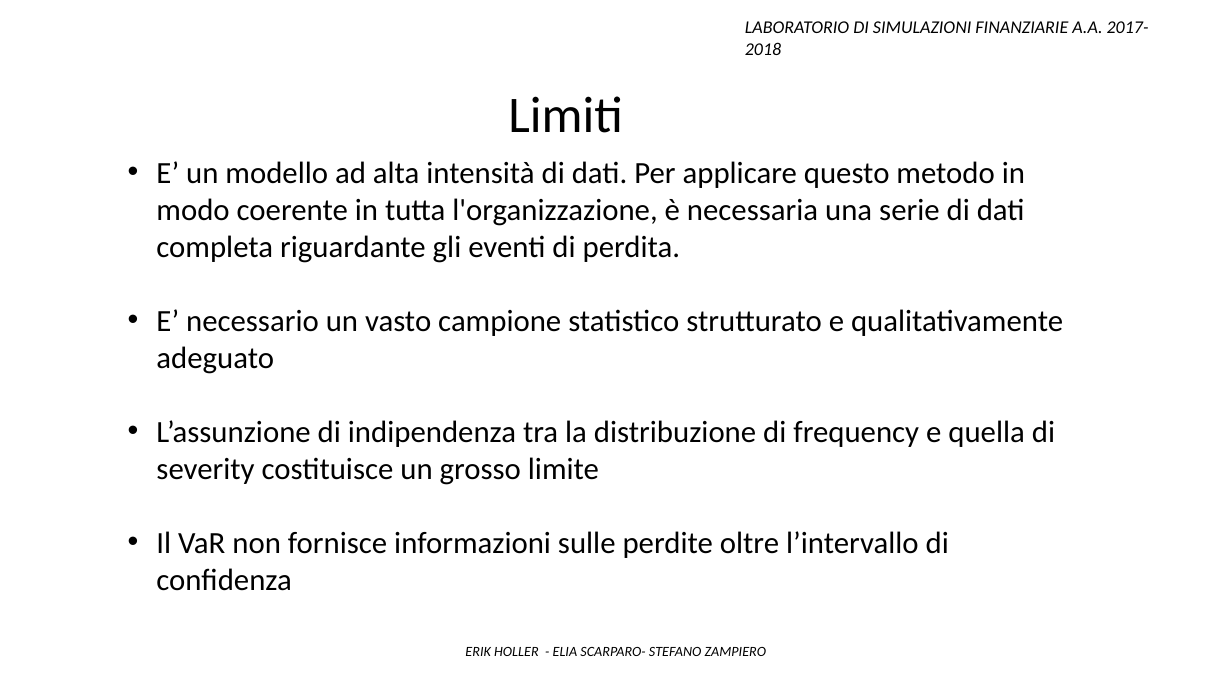
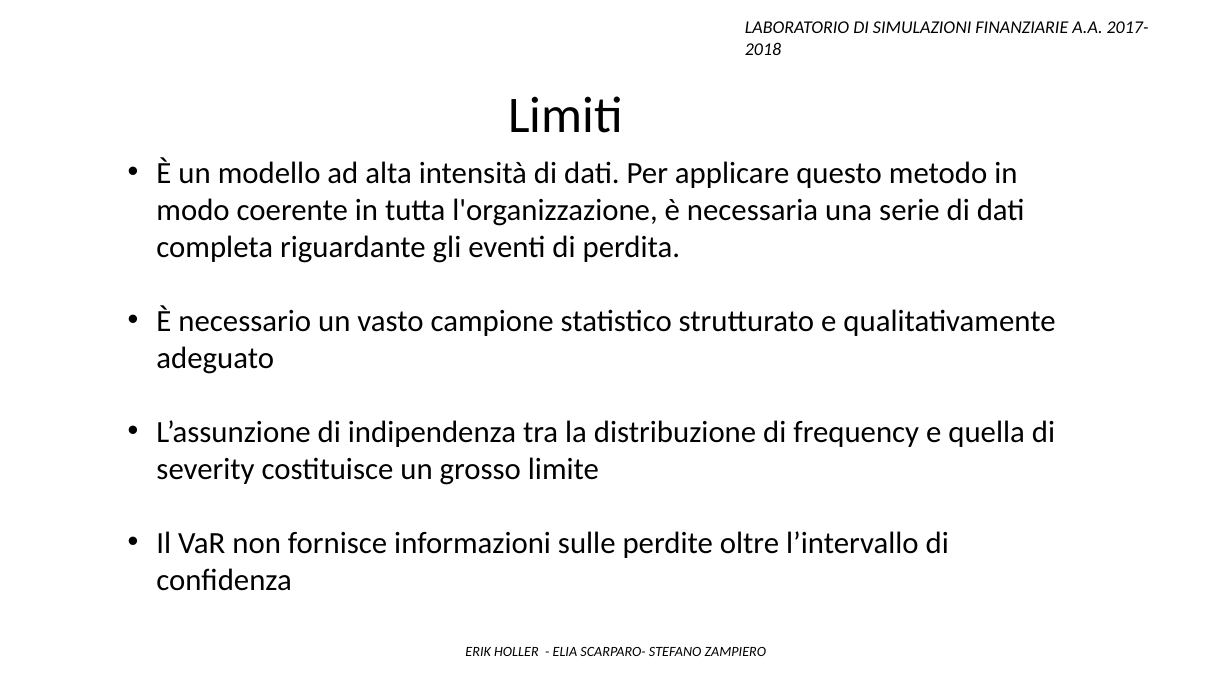
Before and after one commit to Stegirsanov/Laboratorio-di-simulazioni-finanziarie-project, a slide deck: slide 36 of Presentazione ppt/Presentazione_finale.pptx. Drawn at 1232x693 pixels with LibreOffice and Linux fonts; fonts in the diff are those of the drawing. Boxes give left, top, right and bottom in pixels: in the first picture for what was removed or moved away, otherwise in the second. Text is boxed around its words. In the diff, an @@ line names an element or a change of style, - is before the commit and + after.

Commit message:
a
a

```diff
--- a/Presentazione ppt/Presentazione_finale.pptx
+++ b/Presentazione ppt/Presentazione_finale.pptx
@@ text at (156, 157, 1055, 374): text changed @@
-  • E’ un modello ad alta intensità di dati. Per applicare questo metodo in modo coerente in tutta l'organizzazione, è necessaria una serie di dati completa riguardante gli eventi di perdita.
-• E’ necessario un vasto campione statistico strutturato e qualitativamente adeguato
+  • È un modello ad alta intensità di dati. Per applicare questo metodo in modo coerente in tutta l'organizzazione, è necessaria una serie di dati completa riguardante gli eventi di perdita.
+• È necessario un vasto campione statistico strutturato e qualitativamente adeguato
```
Also in this commit, not shown: 2 other slides changed.
